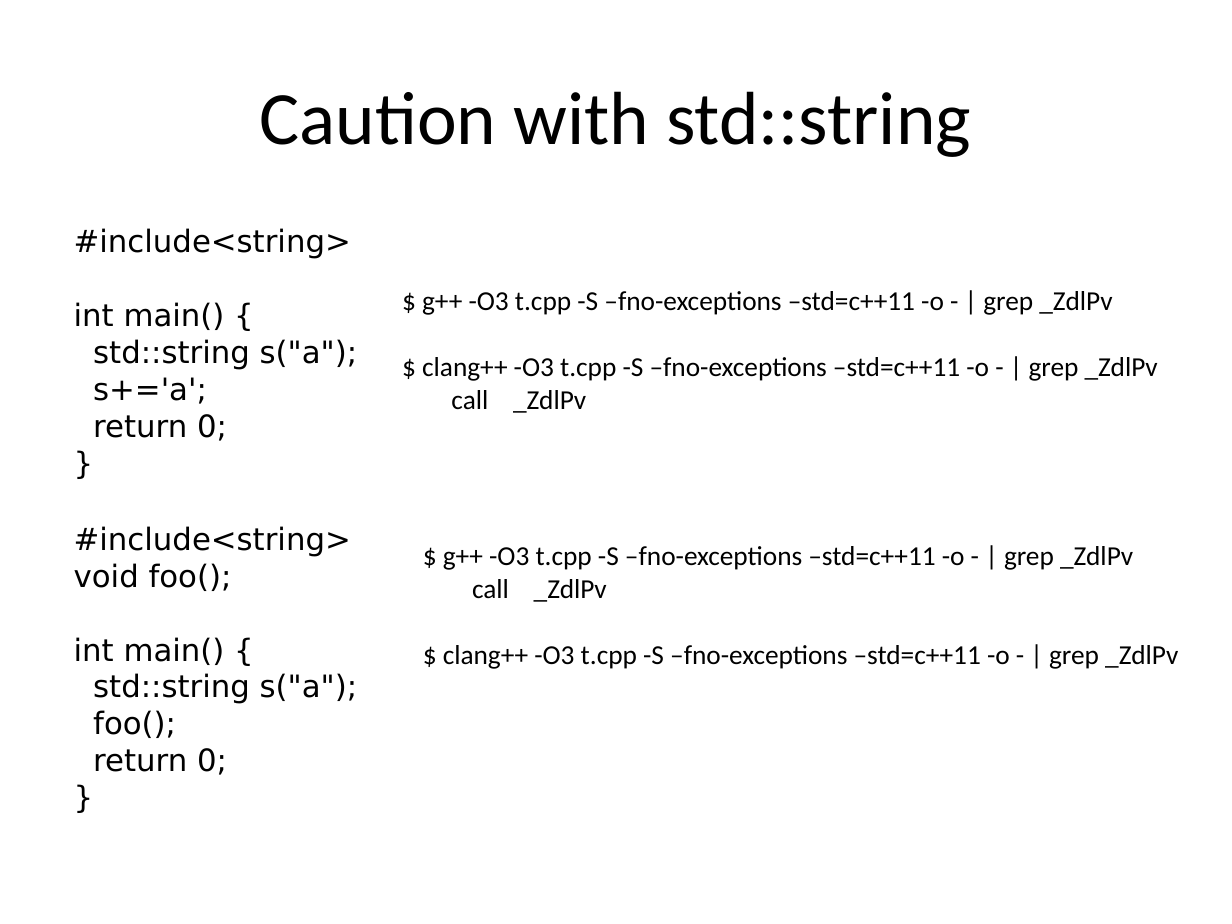
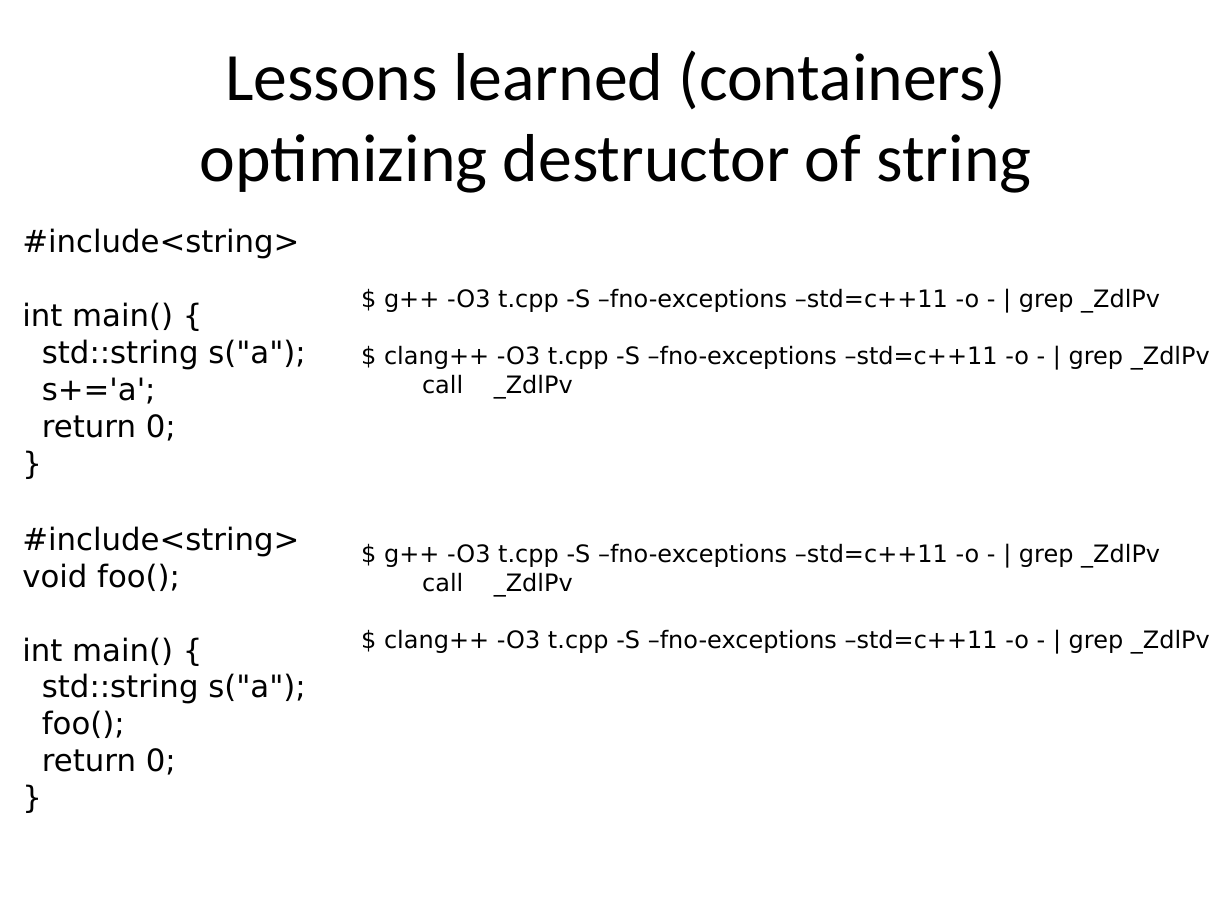
Before and after one commit to hiraditya/std-benchmark, a slide deck: slide 28 of docs/slides/slide-cppnow.pptx. Drawn at 1232x924 pixels with LibreOffice and Linux fonts; fonts in the diff are those of the drawing. Boxes give left, top, right and bottom in pixels: in the first picture for what was removed or moved away, otherwise in the second. Text is boxed around its words. In the diff, an @@ line names an element or a change of style, - is before the commit and + after.

```diff
--- a/docs/slides/slide-cppnow.pptx
+++ b/docs/slides/slide-cppnow.pptx
@@ title at (x1=200, y1=50, x2=1032, y2=193): text changed; size 44 to 39.6 pt @@
-Caution with std::string
+Lessons learned (containers)
+optimizing destructor of string
@@ text "#include<string>" moved from (x1=74, y1=228, x2=358, y2=441) to (x1=22, y1=228, x2=306, y2=441) @@
@@ text "$ g++ -O3 t.cpp -S ..." moved from (x1=422, y1=291, x2=1158, y2=413) to (x1=384, y1=288, x2=1210, y2=399) @@
@@ text "$ g++ -O3 t.cpp -S ..." at (x1=384, y1=288, x2=1210, y2=399): size 16 to 14 pt, font Calibri to DejaVu Sans @@
@@ text "#include<string>" moved from (x1=74, y1=526, x2=358, y2=775) to (x1=22, y1=526, x2=306, y2=775) @@
@@ text "$ g++ -O3 t.cpp -S ..." at (x1=384, y1=543, x2=1210, y2=654): size 16 to 14 pt, font Calibri to DejaVu Sans @@
@@ text "$ g++ -O3 t.cpp -S ..." moved from (x1=443, y1=546, x2=1178, y2=669) to (x1=384, y1=543, x2=1210, y2=654) @@
```
Also in this commit, not shown: 19 other slides changed, 1 other file.
